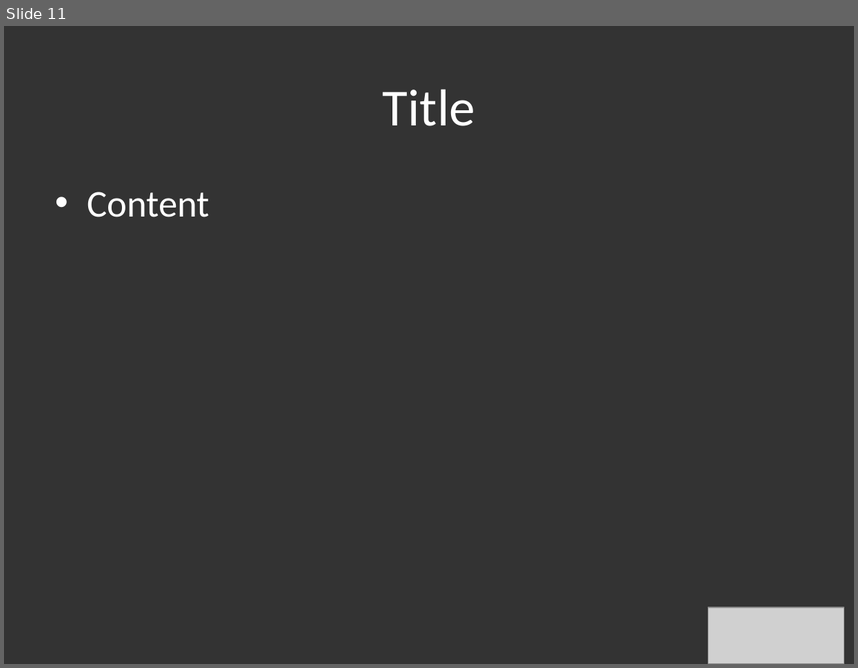
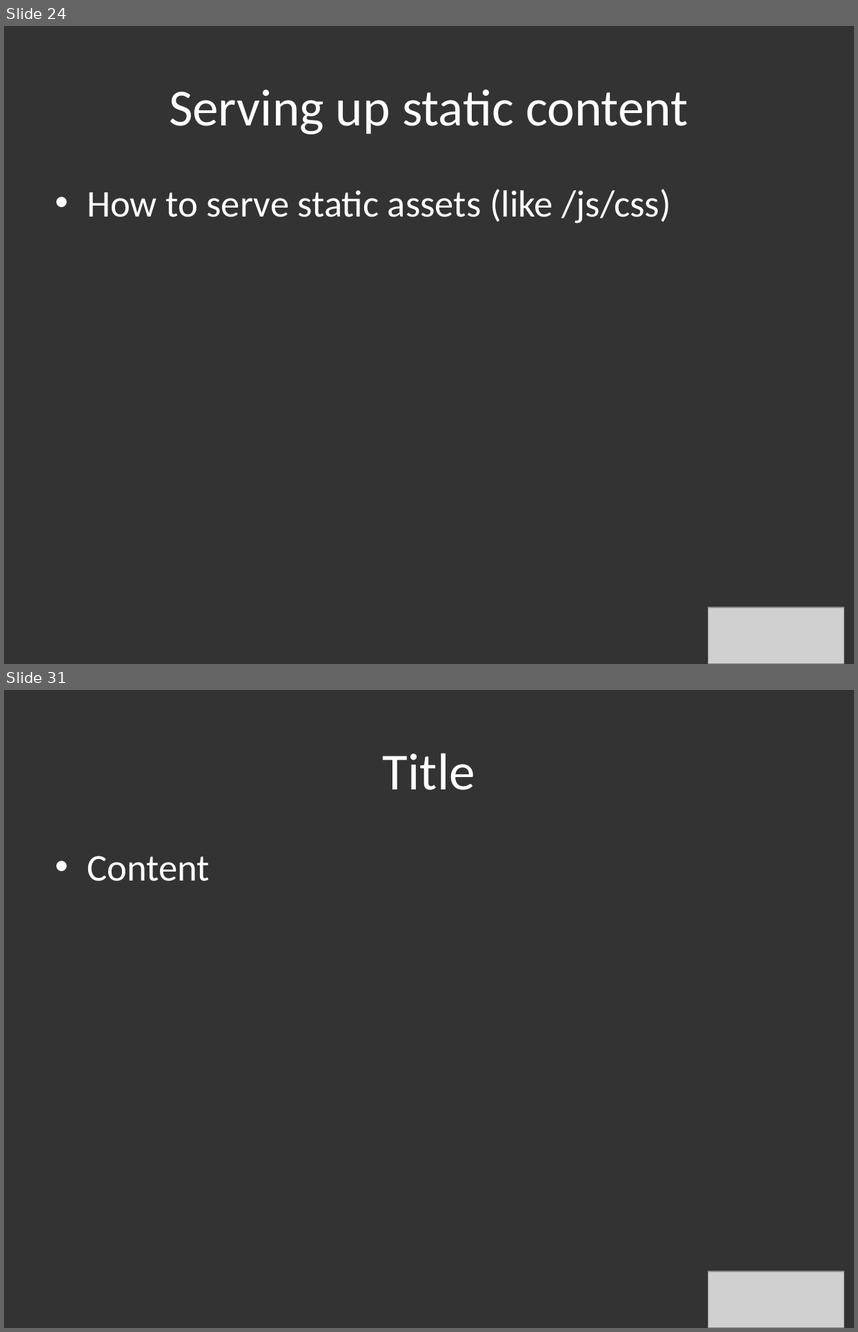
Before and after one commit to hlfshell/node.jSTL-Intro-Series---An-Introduction-to-Express, a slide deck: nodejs intro to express.pptx. Shown one above the other, each under a label of ours: slide 11 before the commit, slides 24 and 31 after it; the slides between them are not shown. The pictures are 858x668 and 858x1332 pixels, drawn with LibreOffice and Linux fonts; fonts in the diff are those of the drawing; grey boxes stand for pictures. Boxes give left, top, right and bottom in pixels: in the first picture for what was removed or moved away, otherwise in the second. Text is boxed around its words. In the diff, an @@ line names an element or a change of style, - is before the commit and + after.

```diff
--- a/nodejs intro to express.pptx
+++ b/nodejs intro to express.pptx
@@ slide 24 added at [4, 26, 854, 664], background #333333 @@
@@ title added at [169, 89, 688, 134], 44 pt, text #FFFFFF @@
+Serving up static content
@@ text added at [87, 189, 671, 223], 32 pt, text #FFFFFF @@
+• How to serve static assets (like /js/css)
@@ picture added at [708, 606, 844, 664] @@
@@ what was slide 11 is now slide 31 @@
```
Also in this commit, not shown: 3 slides changed, 20 other slides added, 1 slide removed, 8 other files.
